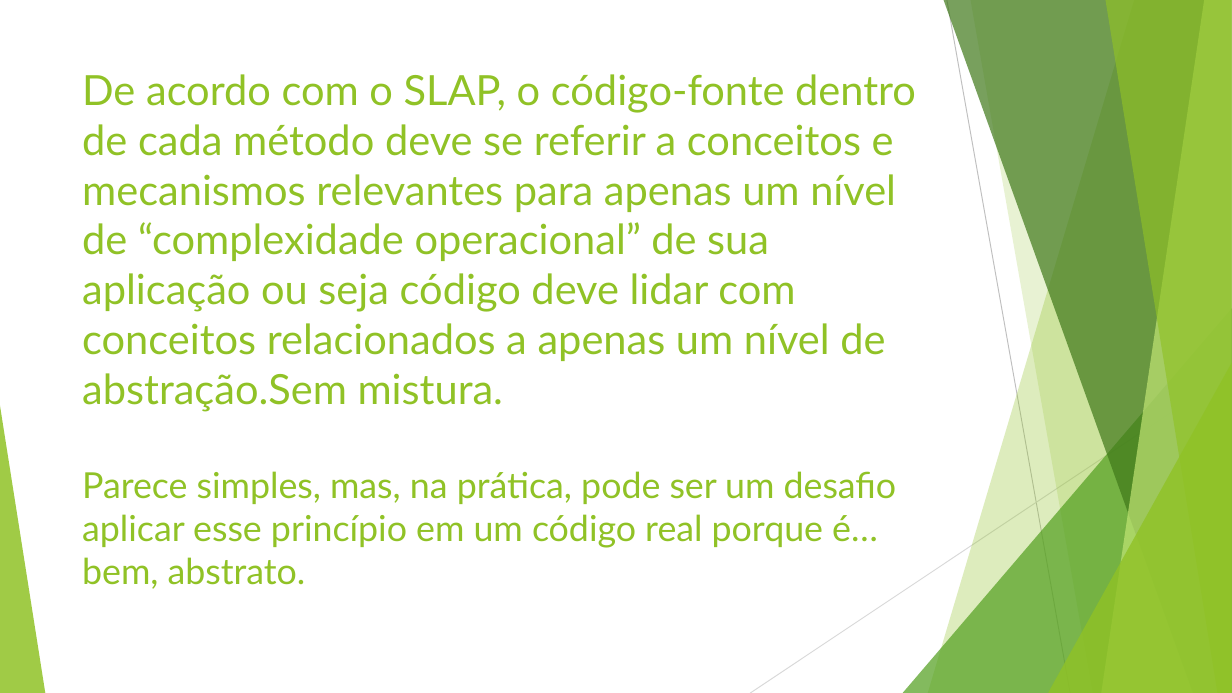
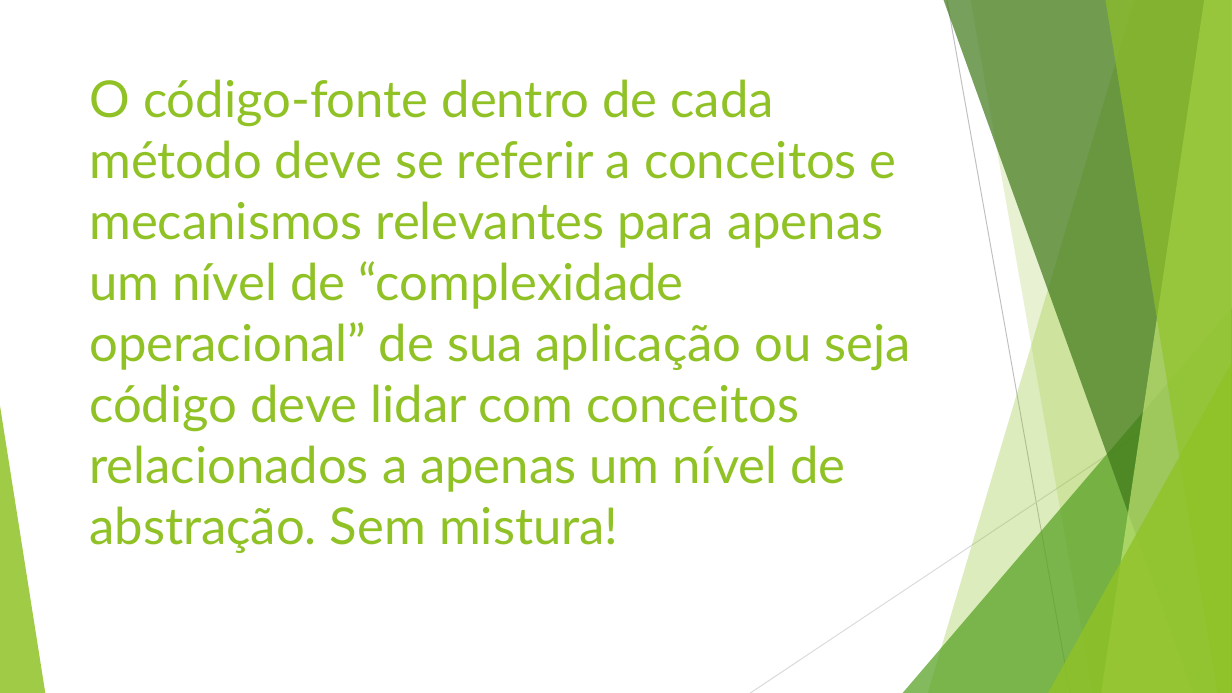
Before and after one commit to TeteStorm/SLAPExample, a slide deck: slide 23 of Single Level of Abstraction (SLAB).pptx (slide 11 before the commit). Drawn at 1232x693 pixels with LibreOffice and Linux fonts; fonts in the diff are those of the drawing. Boxes give left, top, right and bottom in pixels: in the first picture for what was removed or moved away, otherwise in the second. Text is boxed around its words. In the diff, an @@ line names an element or a change of style, - is before the commit and + after.

```diff
--- a/Single Level of Abstraction (SLAB).pptx
+++ b/Single Level of Abstraction (SLAB).pptx
@@ title at box(89, 79, 911, 553): text changed; size 32.4 to 39.6 pt @@
-De acordo com o SLAP, o código-fonte dentro de cada método deve se referir a conceitos e mecanismos relevantes para apenas um nível de “complexidade operacional” de sua aplicação ou seja código deve lidar com conceitos relacionados a apenas um nível de abstração.Sem mistura.
-Parece simples, mas, na prática, pode ser um desafio aplicar esse princípio em um código real porque é… bem, abstrato.
+O código-fonte dentro de cada método deve se referir a conceitos e mecanismos relevantes para apenas um nível de “complexidade operacional” de sua aplicação ou seja código deve lidar com conceitos relacionados a apenas um nível de abstração. Sem mistura!
```
Also in this commit, not shown: 12 other slides changed, 14 slides added, 3 other files.
